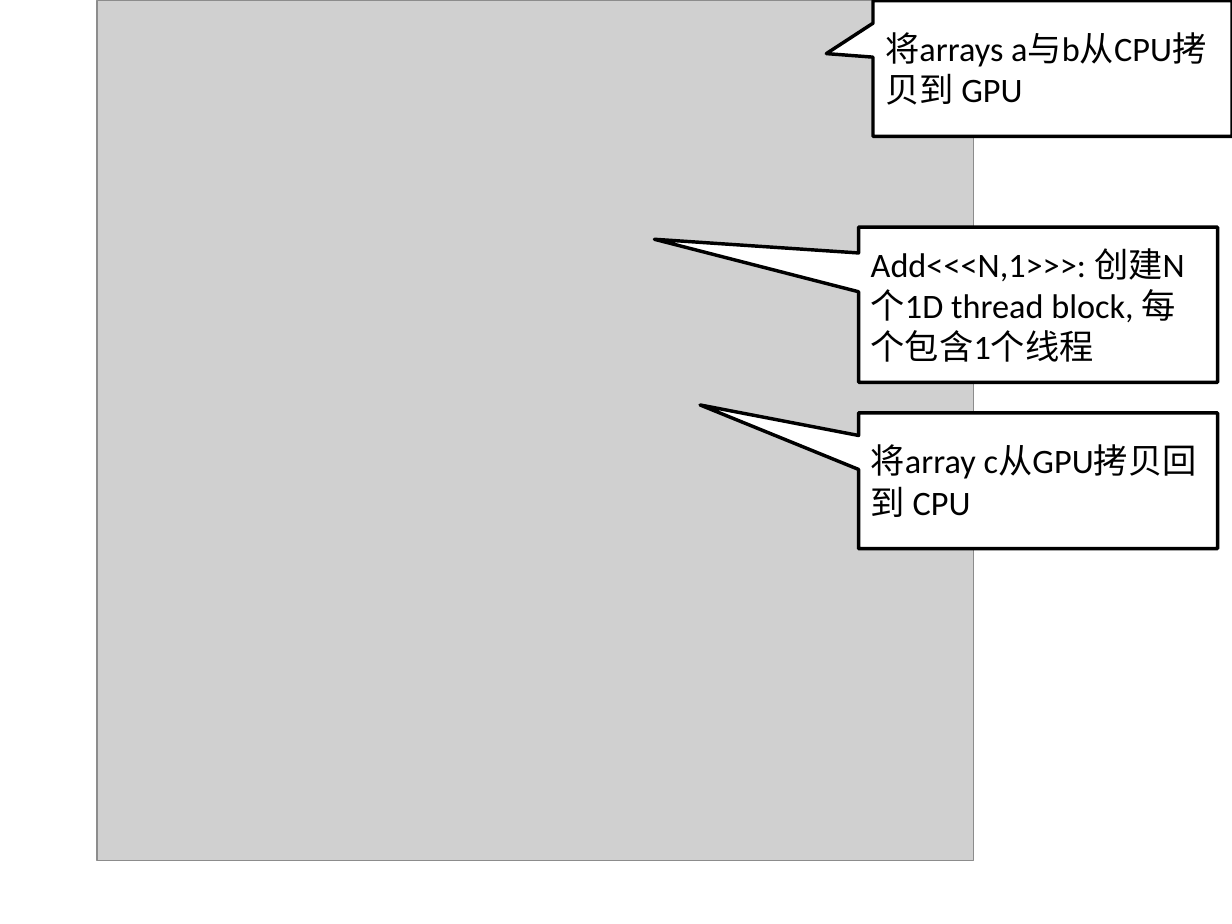
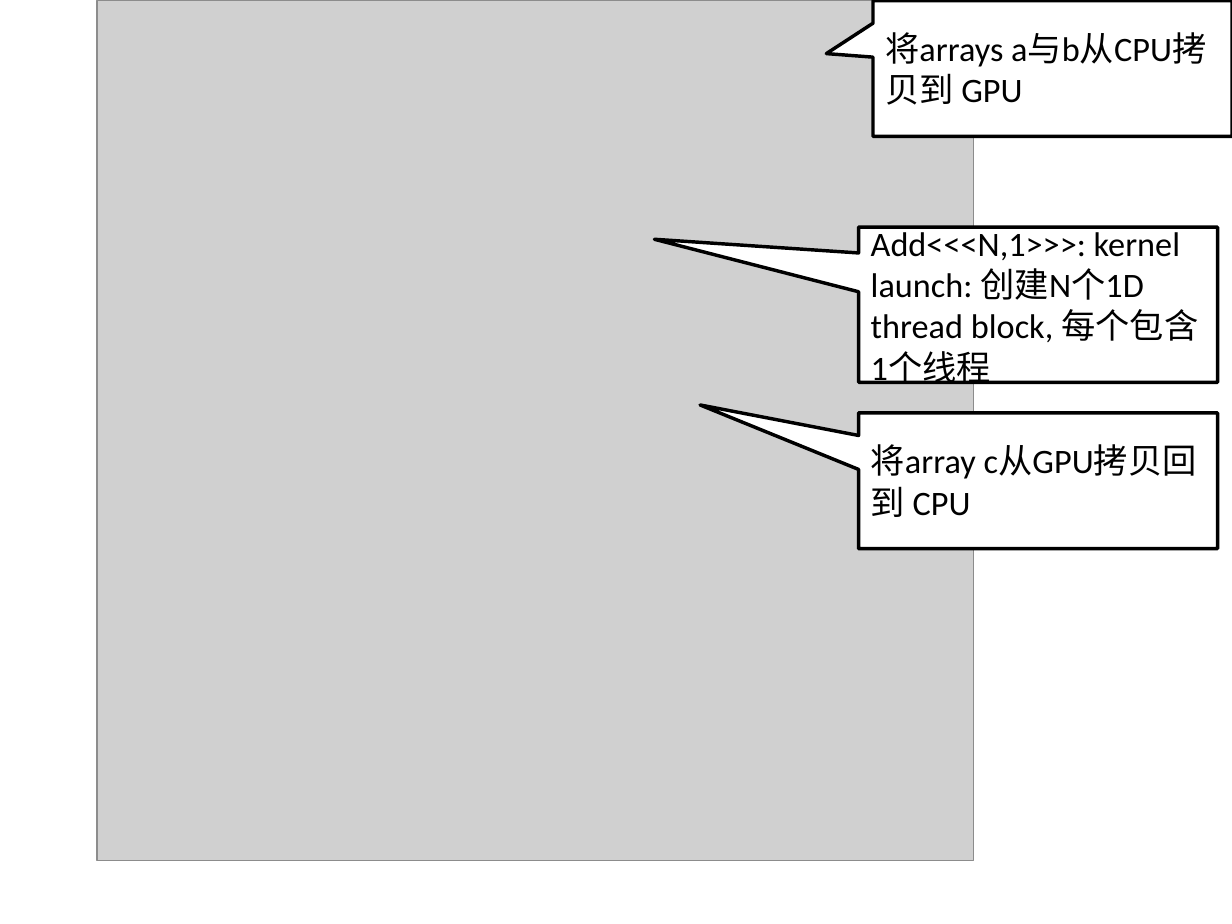
Before and after one commit to gulaoshi/gu.github.io, a slide deck: slide 33 of AdvOS/PPT+papers/L04-GPU.pptx. Drawn at 1232x924 pixels with LibreOffice and Linux fonts; fonts in the diff are those of the drawing; grey boxes stand for pictures; background and template pictures are left out. Boxes give left, top, right and bottom in pixels: in the first picture for what was removed or moved away, otherwise in the second. Text is boxed around its words. In the diff, an @@ line names an element or a change of style, - is before the commit and + after.

```diff
--- a/AdvOS/PPT+papers/L04-GPU.pptx
+++ b/AdvOS/PPT+papers/L04-GPU.pptx
@@ text in speech box at [871,228,1198,388]: text changed @@
-Add<<<N,1>>>: 创建N个1D thread block, 每个包含1个线程
+Add<<<N,1>>>: kernel launch: 创建N个1D thread block, 每个包含1个线程
```
Also in this commit, not shown: 8 other slides changed.
